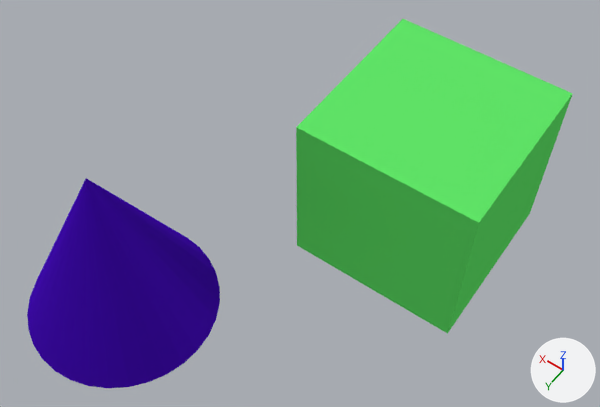
An edit to the Blender file examples/scene.blend, drawn before and after from the same camera.
Before and after are seen from a camera (50 mm lens) standing at (-2.4, 5.59, 7.21) and looking at (0.64, 1.33, 0.51). Arrows for +X, +Y and +Z are at lower right; the lights stay in place.
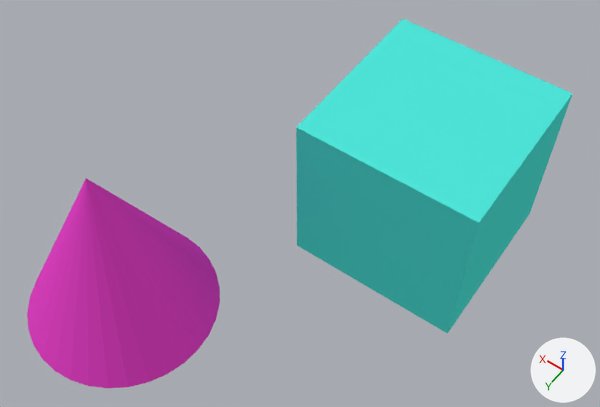
The change, as a list of edits to the scene's bpy script:
```text
Change mat_depth:
    remove n0 = _N.new('ShaderNodeOutputMaterial'); n0.name = 'Material Output'
    remove n1 = _N.new('ShaderNodeBsdfAnisotropic'); n1.name = 'Glossy BSDF'
    remove n1.distribution = 'GGX'
    remove n1.inputs[0].default_value = (0.0944, 0.00695, 0.8, 1.0)  # 'Color', purple #5714e7
    remove n1.inputs[1].default_value = 0.753  # 'Roughness'
    remove _L.new(n1.outputs[0], n0.inputs[0])  # 'BSDF' to 'Surface'
    add n2 = _N.new('ShaderNodeOutputMaterial'); n2.name = 'Material Output.002'
    add n3 = _N.new('ShaderNodeBsdfDiffuse'); n3.name = 'Diffuse BSDF'
    add n3.inputs[0].default_value = (0.8, 0.0567, 0.581, 1.0)  # 'Color', pink #e743c9
    add _L.new(n3.outputs[0], n2.inputs[0])  # 'BSDF' to 'Surface'
Change mat_material:
    mat_material.base_color: (0.119, 0.8, 0.14) -> (0.0794, 0.8, 0.711)  # green #61e769 -> cyan #50e7db
```

Changed parts and their boxes (x1, y1, x2, y2) in the pictures (600 x 407 px):
'Cube', recoloured (green to cyan)
    both: (296, 19, 573, 334)
'Cone', recoloured (purple to pink)
    both: (27, 178, 220, 388)
